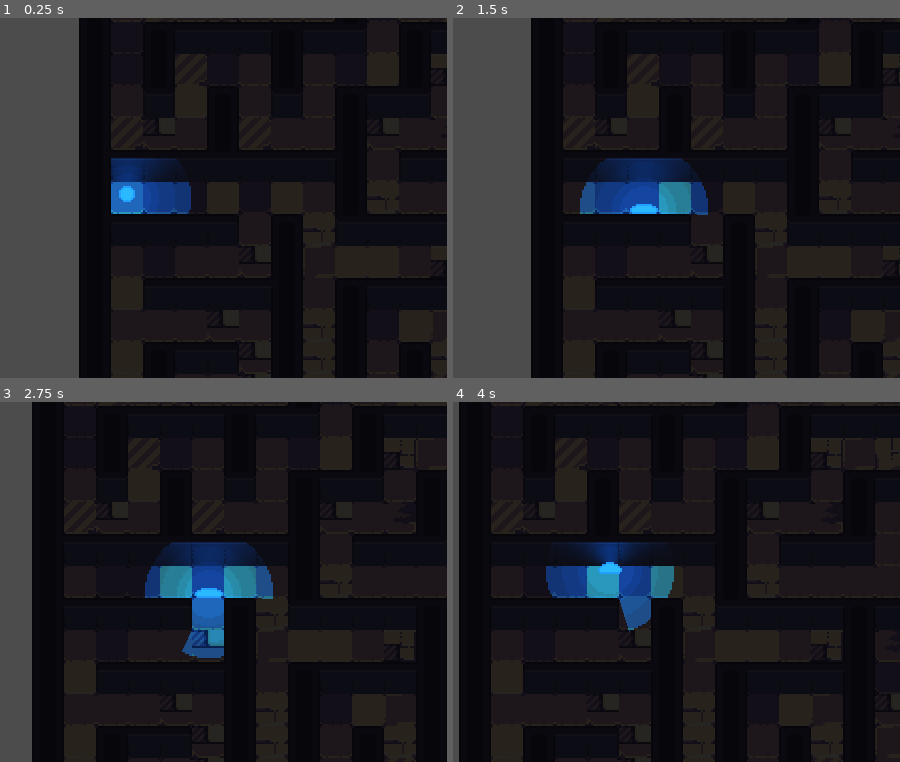
Above: before the commit, frames 1-4 (two rows, left to right).
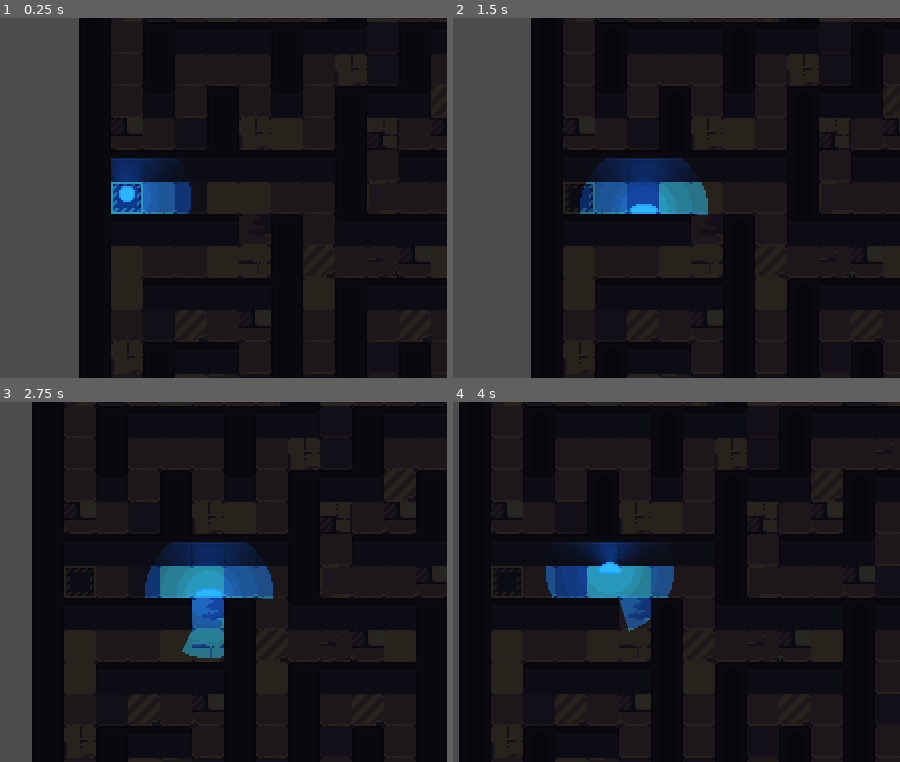
Above: after the commit, the same moments.

Repository: CaptFurball/thing-three
Game: Godot game, scene res://world.tscn
Same seed, same stepped clock (60 frames per second), same inputs: the game is played once before the commit and once after it.
Inputs (mouse positions are in pixels of both pictures, inside the frame that each line leads up to):
- Up to frame 1 (0.25 s): no input
- Up to frame 2 (1.5 s): tap Enter at 0.5 s; move the mouse to (721, 180) at 0.52 s; hold D (move_right) 0.53-1.28 s; click (721, 180) at 0.67 s; tap Space (jump) at 0.77 s; move the mouse to (outside the picture) at 1.27 s; hold S (move_down) from 1.28 s (still down)
- Up to frame 3 (2.75 s): tap Space (jump) at 1.52, 2 s; move the mouse to (192, 502) at 2.02 s; release S (move_down) at 2.03 s; hold D (move_right) from 2.03 s (still down)
- Up to frame 4 (4 s): move the mouse to (546, 654) at 2.77 s; release D (move_right) at 2.78 s; hold W (move_up) 2.78-3.53 s; click (546, 654) at 2.92 s; tap Space (jump) at 3.02, 3.77 s; move the mouse to (770, 636) at 3.52 s; hold A (move_left) from 3.53 s (still down)

The runs differ from the first frame. In frame 1, 1.2% of the frame differs, in the area x 24-100%, y 0-100%; in frame 2, 1.4%; in frame 3, 2.1%, in the area x 15-100%, y 0-100%; in frame 4, 1.6%.

Commit message:
Fix missing start and end point

Diff:
--- a/world.gd
+++ b/world.gd
@@ -27,13 +27,17 @@
 
 	for col in x:
 		for row in y:
-			var tile_set_idx : int = tile_map.tile_set.find_tile_by_name("path")
+			var tile_name : String = tiles[col][row].type
+			var tile_set_idx : int = tile_map.tile_set.find_tile_by_name(tile_name)
 
-			var rng = RandomNumberGenerator.new()
-			rng.randomize()
+			if tile_name == Tile.TYPE_PATH:
+				var rng = RandomNumberGenerator.new()
+				rng.randomize()
 
-			var sub_tile = self._get_subtile_coord(tile_set_idx)
-			tile_map.set_cell(col, row, tile_set_idx, false, false, false, sub_tile)
+				var sub_tile = self._get_subtile_coord(tile_set_idx)
+				tile_map.set_cell(col, row, tile_set_idx, false, false, false, sub_tile)
+			else:
+				tile_map.set_cell(col, row, tile_set_idx)
 
 	tile_map.update_bitmask_region(Vector2.ZERO, Vector2(x - 1, y - 1))
 
